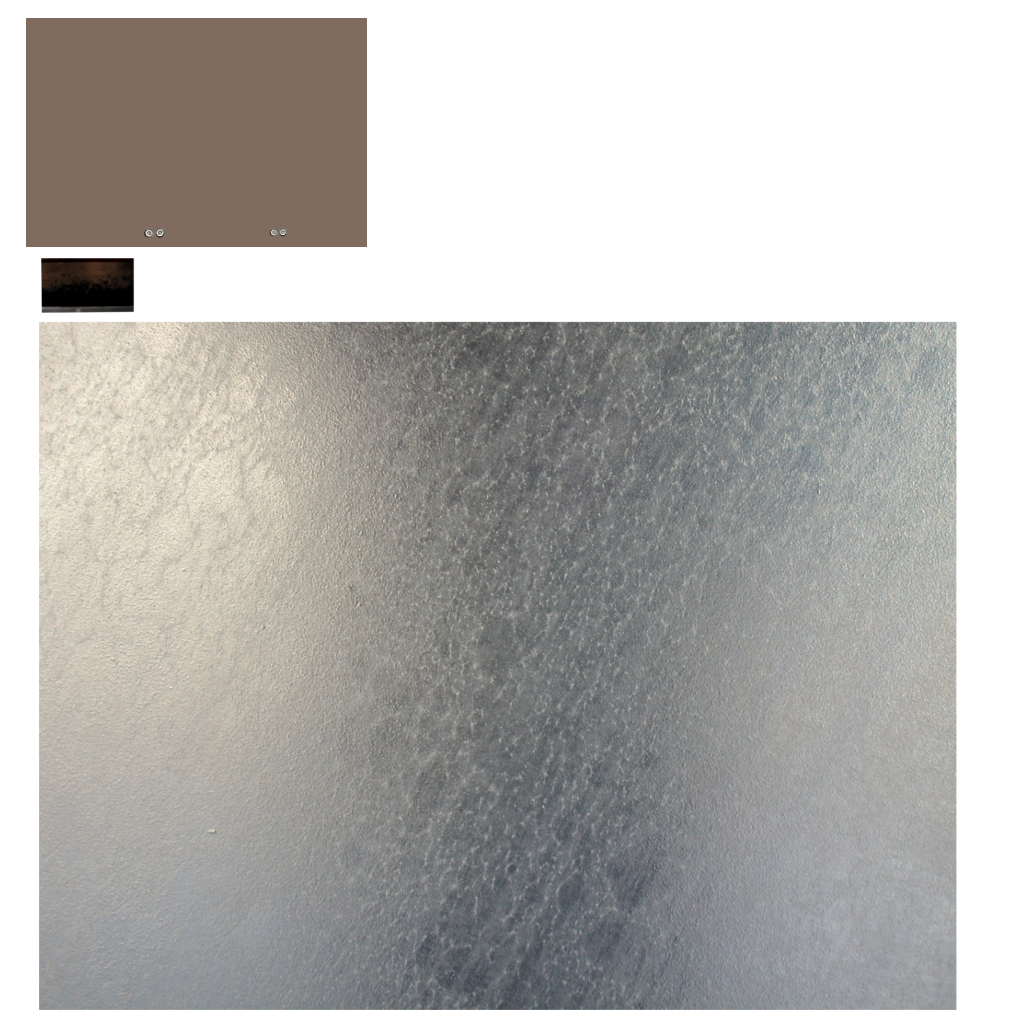
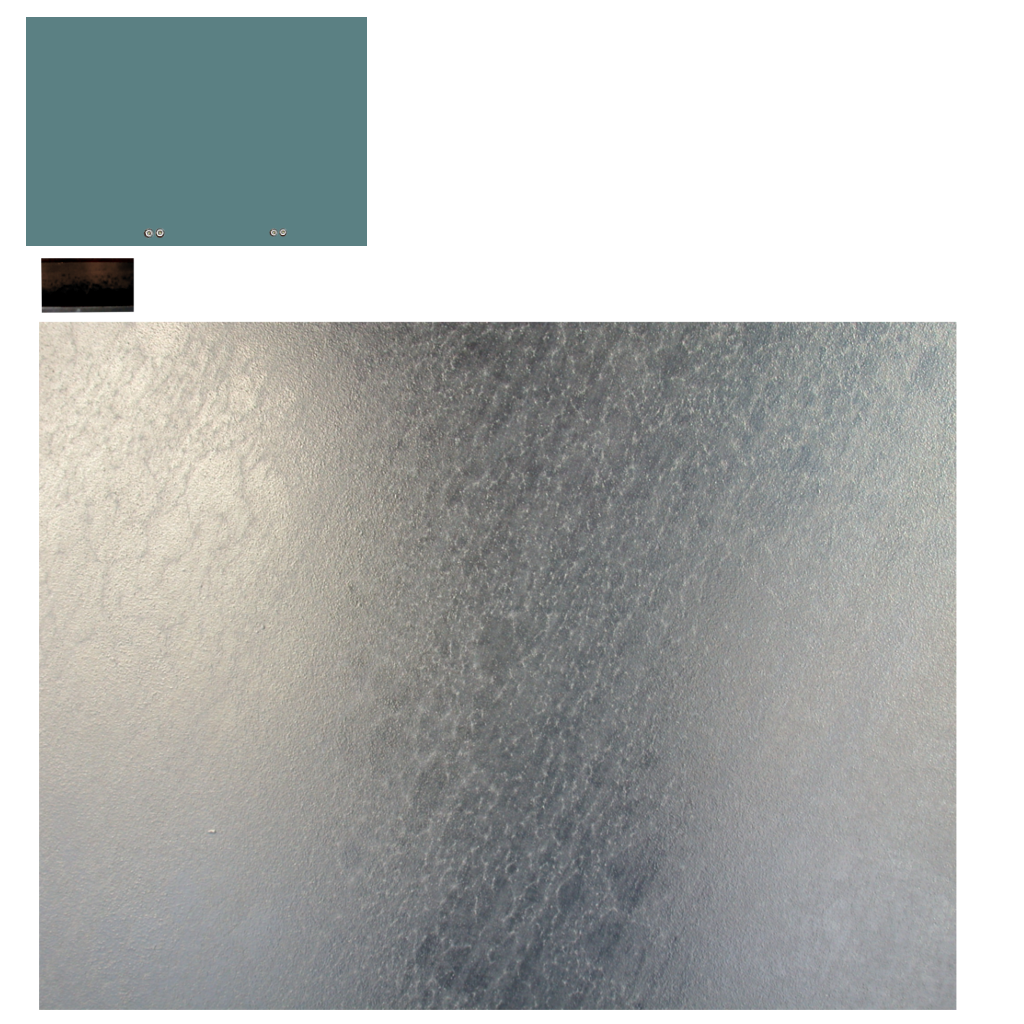
Layers edited between the first and the second 1024x1024 image:
painted on "Pasted Layer" over [26, 17, 367, 247]
